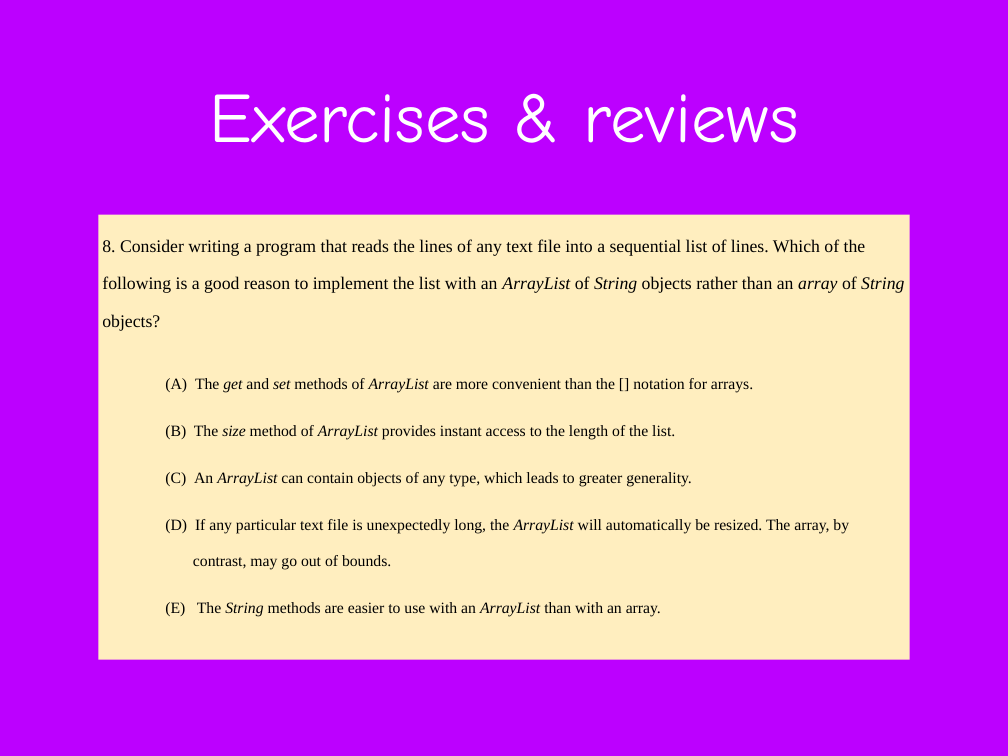
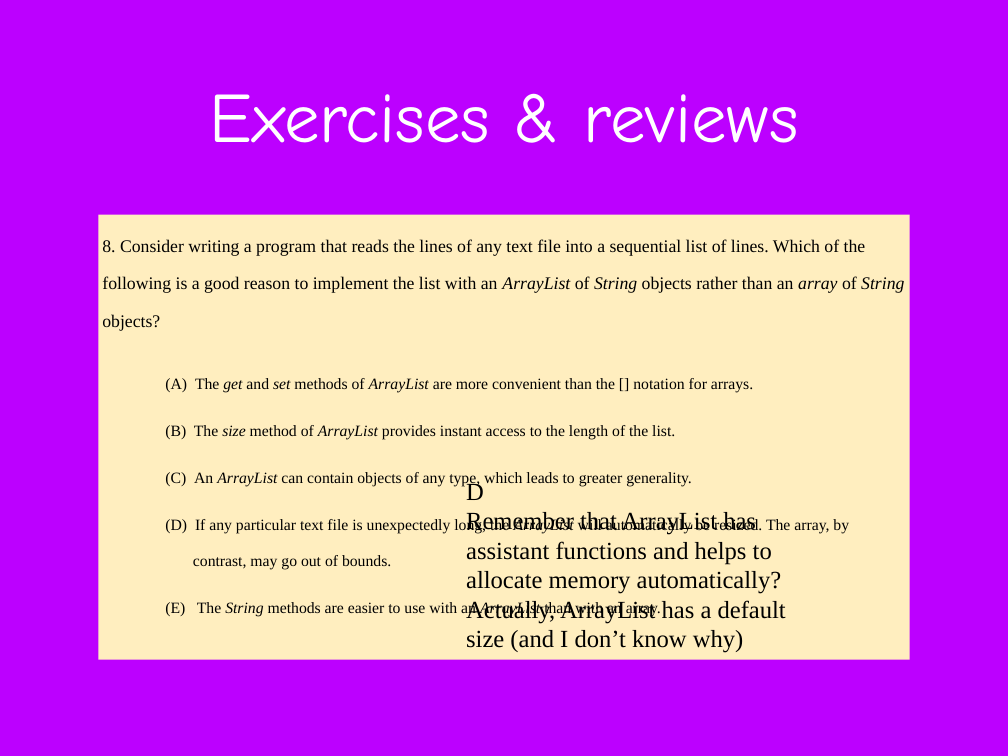
Before and after one commit to difficultcho/AP-A-2018.01.27--, a slide deck: slide 90 of AP计算机A-2018.01.27-张淼.pptx. Drawn at 1008x756 pixels with LibreOffice and Linux fonts; fonts in the diff are those of the drawing; background and template pictures are left out. Boxes give left, top, right and bottom in pixels: in the first picture for what was removed or moved away, otherwise in the second. Text is boxed around its words. In the diff, an @@ line names an element or a change of style, - is before the commit and + after.

```diff
--- a/AP计算机A-2018.01.27-张淼.pptx
+++ b/AP计算机A-2018.01.27-张淼.pptx
@@ text added at [466, 480, 786, 653], 25 pt, text #000000 @@
+D
+Remember that ArrayList has
+assistant functions and helps to
+allocate memory automatically?
+Actually, ArrayList has a default
+size (and I don’t know why)
```
Also in this commit, not shown: 29 other slides changed, 4 slides added.
